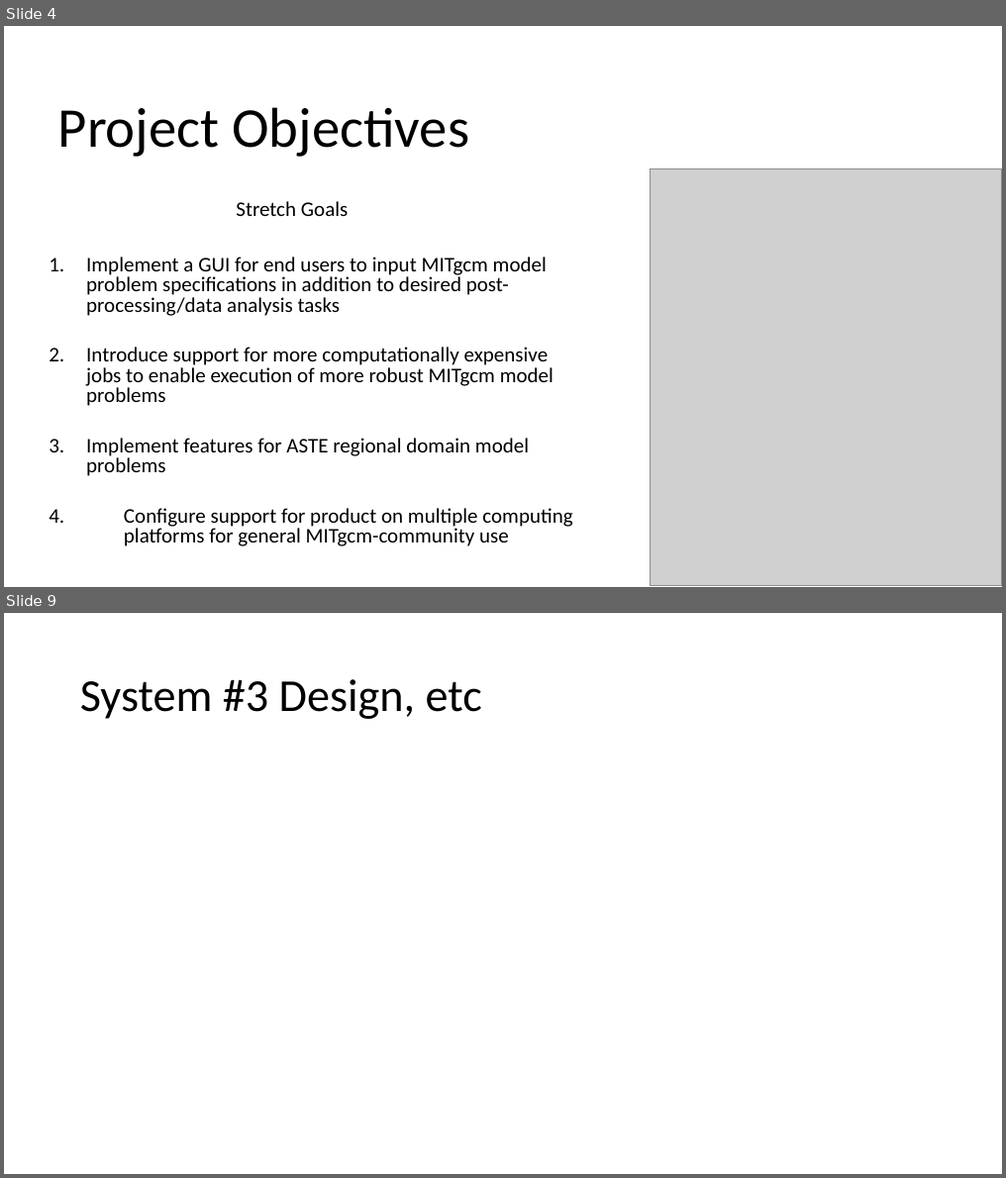
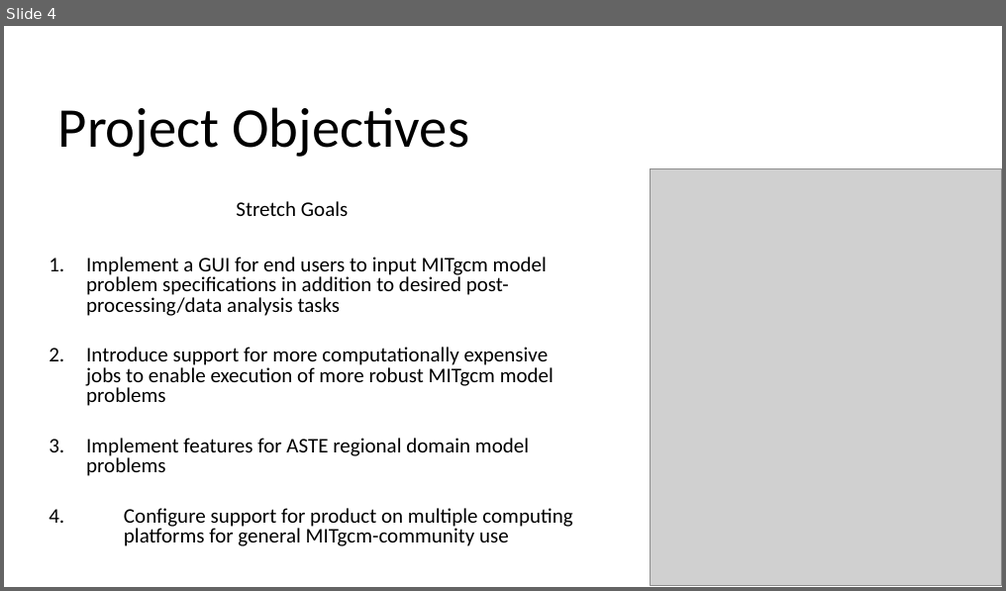
Before and after one commit to JCam98/MITgcm-solver, a slide deck: deliverables/product_design_overview.pptx. Shown one above the other, each under a label of ours: slides 4 and 9 before the commit, slide 4 after it; the slides between them are not shown. The pictures are 1006x1178 and 1006x591 pixels, drawn with LibreOffice and Linux fonts; fonts in the diff are those of the drawing; grey boxes stand for pictures; background and template pictures are left out. Boxes give left, top, right and bottom in pixels: in the first picture for what was removed or moved away, otherwise in the second. Text is boxed around its words. In the diff, an @@ line names an element or a change of style, - is before the commit and + after.

Commit message:
updated product_design_overview project_requirements feasibility_analysis and GUI_Design_SM_0.1

```diff
--- a/deliverables/product_design_overview.pptx
+++ b/deliverables/product_design_overview.pptx
@@ slide 9 removed at bbox=[4, 613, 1002, 1174], background #FFFFFF @@
@@ title removed at bbox=[80, 679, 482, 719] @@
-System #3 Design, etc
```
Also in this commit, not shown: 3 slides changed, 4 slides added, 5 other slides removed, 32 other files.
